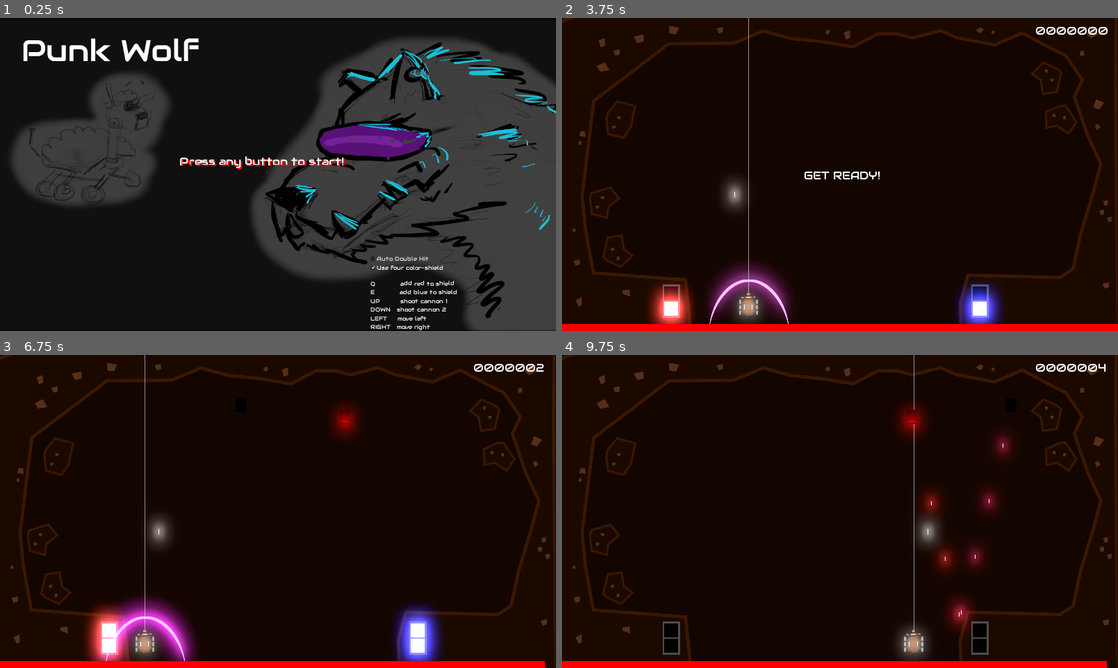
Above: before the commit, frames 1-4 (two rows, left to right).
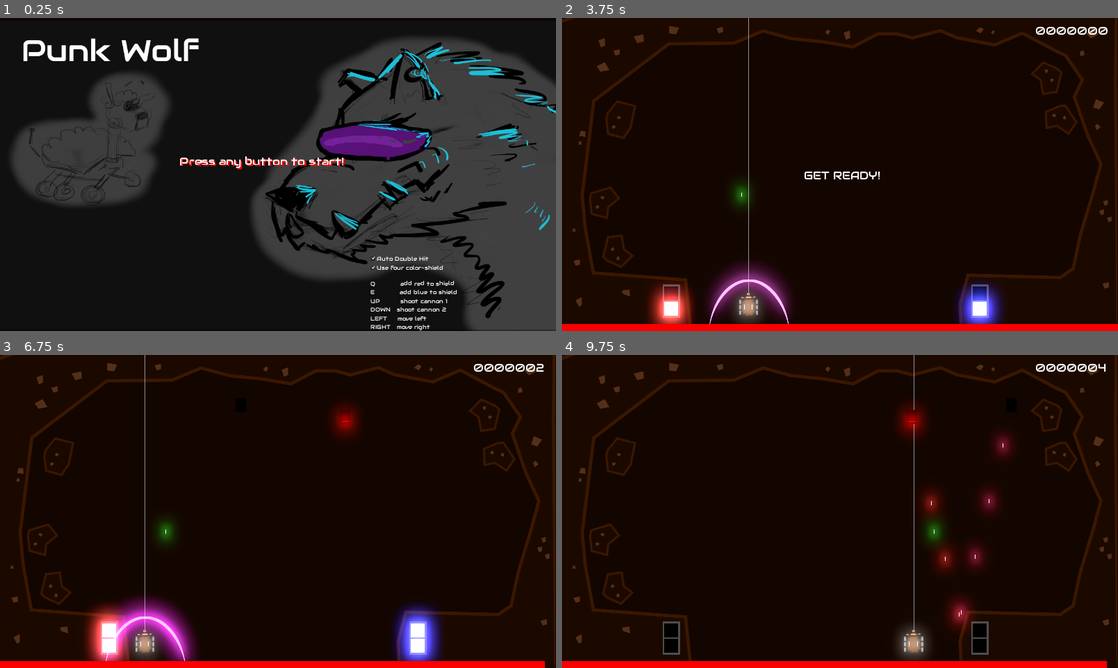
Above: after the commit, the same moments.

Repository: GameDrivenDesign/punk-wolf
Game: Godot game, scene res://scenes/newgame.tscn
Two runs of this game, one before a commit and one after it. Both use one fixed random seed, a clock stepped at 60 frames per second and the inputs below. Sound files missing from this copy of the repository are replaced by a short silence.
Inputs:
- Up to frame 1 (0.25 s): no input
- Up to frame 2 (3.75 s): click "Auto Double Hit" at 0.5 s; click "Use four color-shield" at 1.25 s; tap Enter at 2 s; hold Right (ui_right) 2.03-2.78 s; hold E (shield_blue) 2.03-2.78 s; hold Left (ui_left) 2.78-3.53 s; tap Q (shield_red) at 2.85 s; hold Right (ui_right) from 3.53 s (still down); tap Up (shoot_0) at 3.6 s
- Up to frame 3 (6.75 s): tap Down (shoot_1) at 4.35 s; release Right (ui_right) at 5.03 s; hold E (shield_blue) 5.03-5.78 s; hold Left (ui_left) from 5.03 s (still down); tap Q (shield_red) at 5.85 s; tap Up (shoot_0) at 6.6 s
- Up to frame 4 (9.75 s): release Left (ui_left) at 7.28 s; hold Right (ui_right) 7.28-9.53 s; tap Down (shoot_1) at 7.35 s; hold E (shield_blue) 8.03-8.78 s; tap Q (shield_red) at 8.85 s; hold Left (ui_left) from 9.53 s (still down); tap Up (shoot_0) at 9.6 s

The runs differ from the first frame. In frame 1, less than 0.1% of the frame differs, in the area x 66-77%, y 76-78%; in frame 2, 0.3%; in frame 3, 0.4%, in the area x 26-32%, y 51-62%; in frame 4, 0.3%.

Commit message:
reenable autocrits

Diff:
--- a/global.gd
+++ b/global.gd
@@ -11,7 +11,7 @@
 const rb = Color(3.5, 1, 3.5)
 
 var useFourColors = true
-var useAutoCrits = false
+var useAutoCrits = true
 
 const _rrb = Color(4, 1, 2)
 const _rbb = Color(2.5, 1, 4.5)
